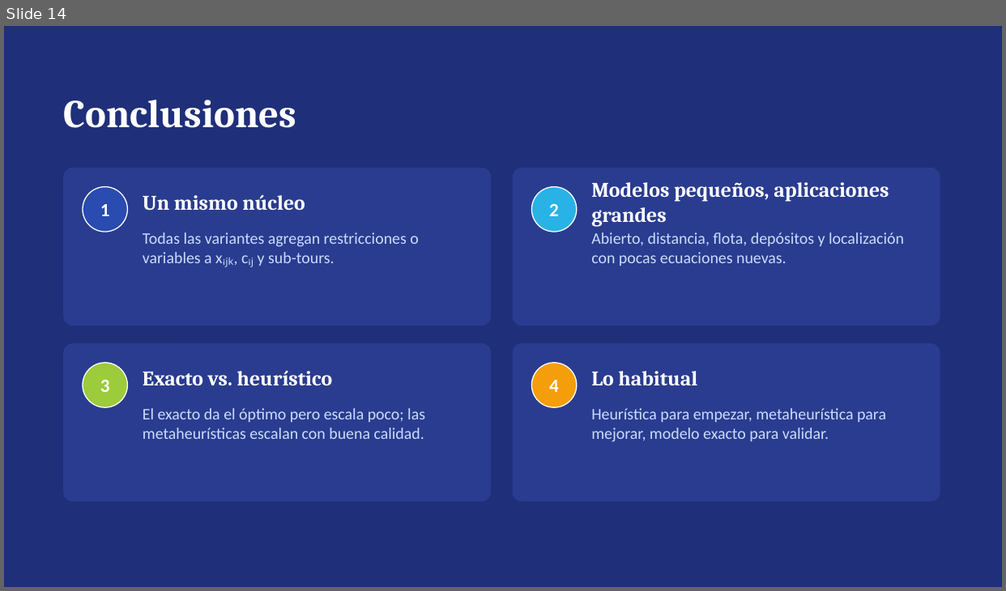
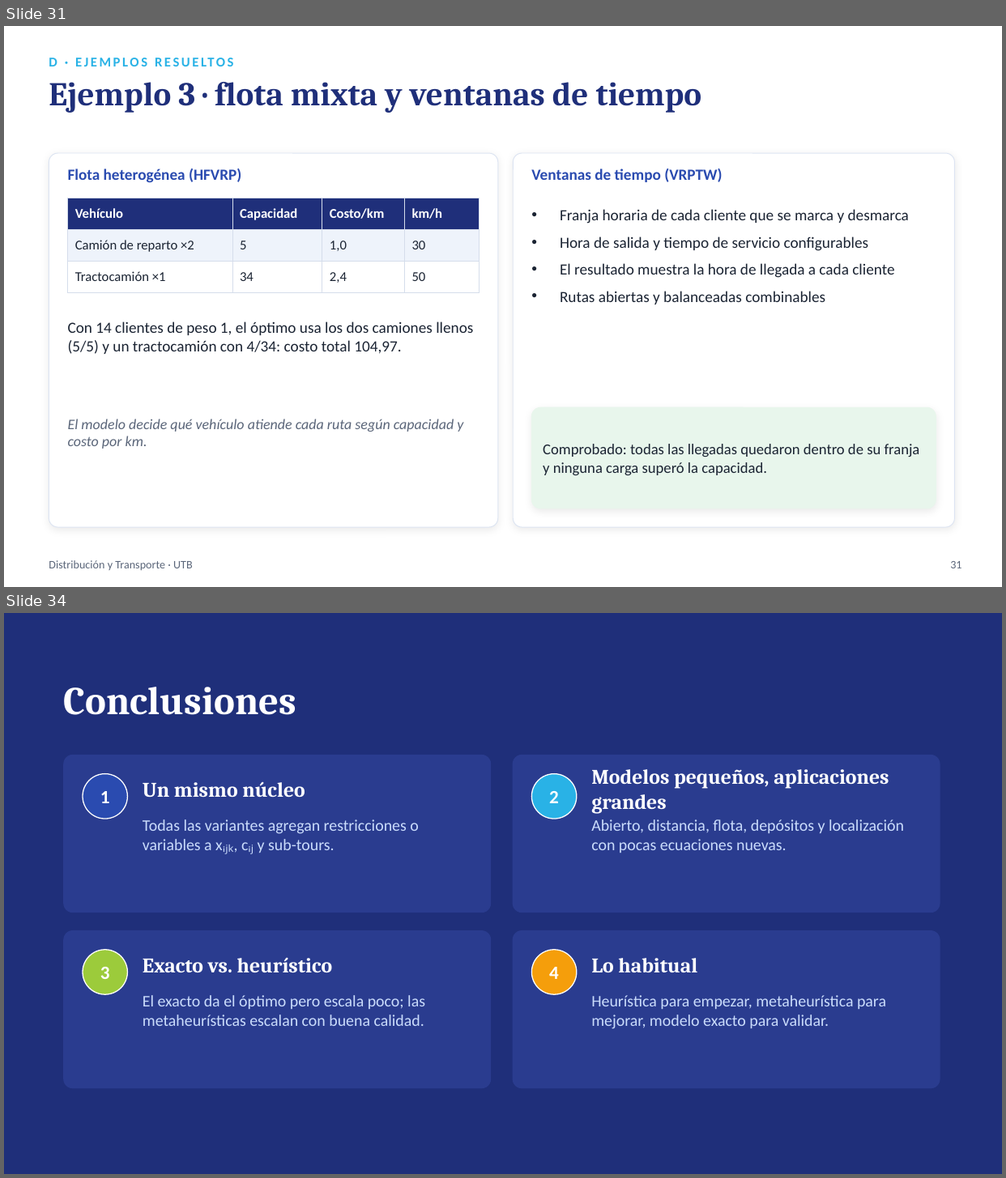
Before and after one commit to sebastianslg/grafosapp, a slide deck: Exposicion_Ruteo_de_Vehiculos.pptx. Shown one above the other, each under a label of ours: slide 14 before the commit, slides 31 and 34 after it; the slides between them are not shown. The pictures are 1006x591 and 1006x1178 pixels, drawn with LibreOffice and Linux fonts; fonts in the diff are those of the drawing. Boxes give left, top, right and bottom in pixels: in the first picture for what was removed or moved away, otherwise in the second. Text is boxed around its words. In the diff, an @@ line names an element or a change of style, - is before the commit and + after.

```diff
--- a/Exposicion_Ruteo_de_Vehiculos.pptx
+++ b/Exposicion_Ruteo_de_Vehiculos.pptx
@@ slide 31 added at <box>4,26,1002,587</box>, background #FFFFFF @@
@@ text added at <box>49,58,57,66</box>, 13 pt, text #29B2E6, bold @@
+D · EJEMPLOS RESUELTOS
@@ text added at <box>49,82,702,113</box>, 32 pt, text #1F2F7A, bold @@
+Ejemplo 3 · flota mixta y ventanas de tiempo
@@ rounded rectangle added at <box>49,153,498,527</box>, fill #FFFFFF, outline #DCE4F2 0.75 pt @@
@@ text added at <box>68,169,241,183</box>, 15 pt, text #2A4BB0, bold @@
+Flota heterogénea (HFVRP)
@@ rounded rectangle added at <box>513,153,955,527</box>, fill #FFFFFF, outline #DCE4F2 0.75 pt @@
@@ text added at <box>531,169,722,182</box>, 15 pt, text #2A4BB0, bold @@
+Ventanas de tiempo (VRPTW)
@@ table added at <box>68,199,479,286</box>, 3 rows, 4 columns @@
+Vehículo | Capacidad | Costo/km | km/h
+Camión de reparto ×2 | 5 | 1,0 | 30
+Tractocamión ×1 | 34 | 2,4 | 50
@@ text added at <box>560,209,909,305</box>, 15 pt, text #1B2433 @@
+• Franja horaria de cada cliente que se marca y desmarca
+• Hora de salida y tiempo de servicio configurables
+• El resultado muestra la hora de llegada a cada cliente
+• Rutas abiertas y balanceadas combinables
@@ text added at <box>68,322,473,354</box>, 15 pt, text #1B2433 @@
+Con 14 clientes de peso 1, el óptimo usa los dos camiones llenos (5/5) y un tractocamión con 4/34: costo total 104,97.
@@ rounded rectangle added at <box>532,408,936,509</box>, fill #E8F6EC, outline #E8F6EC 0.75 pt @@
@@ text added at <box>68,419,463,449</box>, 14 pt, text #5B667A, italic @@
+El modelo decide qué vehículo atiende cada ruta según capacidad y costo por km.
@@ text added at <box>543,444,920,476</box>, 14.5 pt, text #1B2433 @@
+Comprobado: todas las llegadas quedaron dentro de su franja y ninguna carga superó la capacidad.
@@ text added at <box>49,561,193,571</box>, 11 pt, text #5B667A @@
+Distribución y Transporte · UTB
@@ text added at <box>950,561,961,569</box>, 11 pt, text #5B667A @@
+31
@@ what was slide 14 is now slide 34 @@
```
Also in this commit, not shown: 13 slides changed, 19 other slides added, 1 other file.
